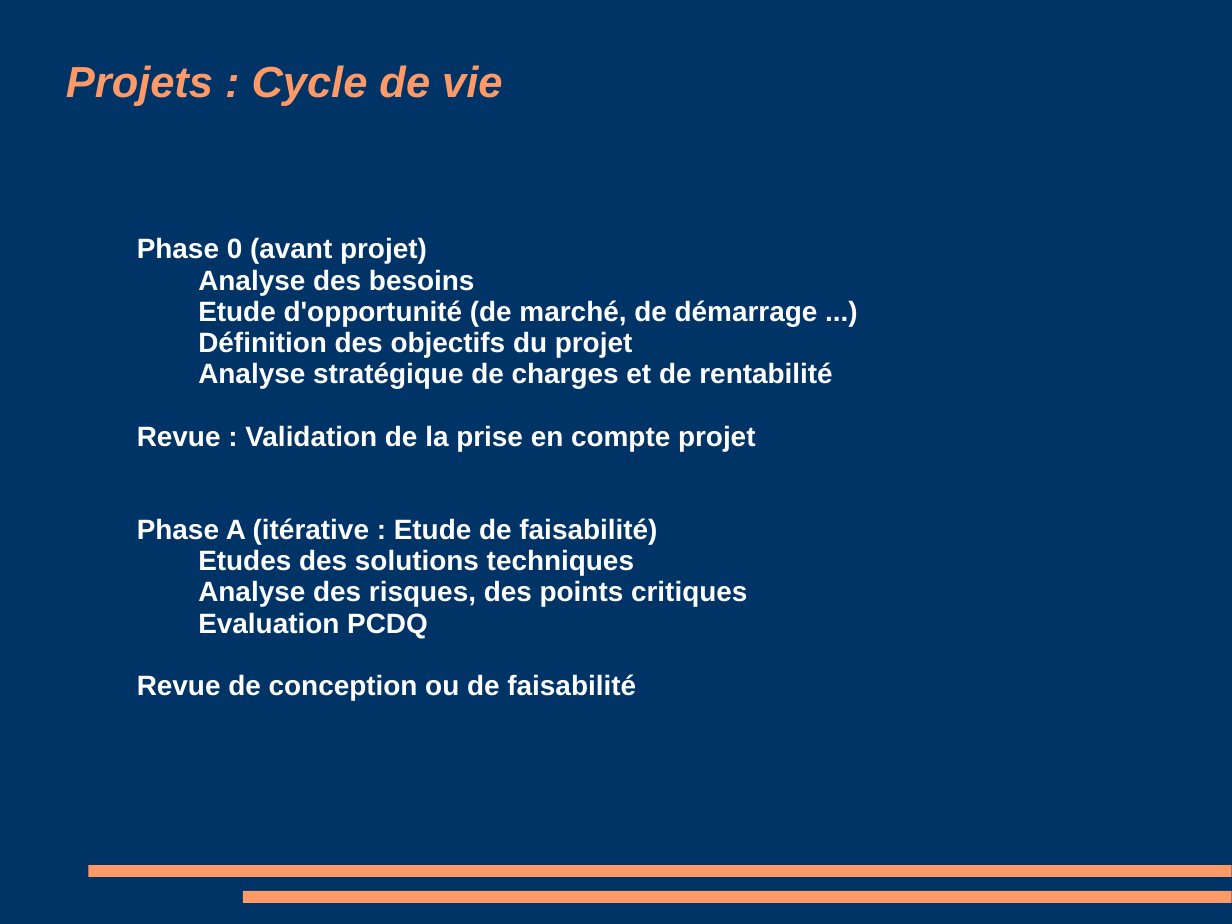
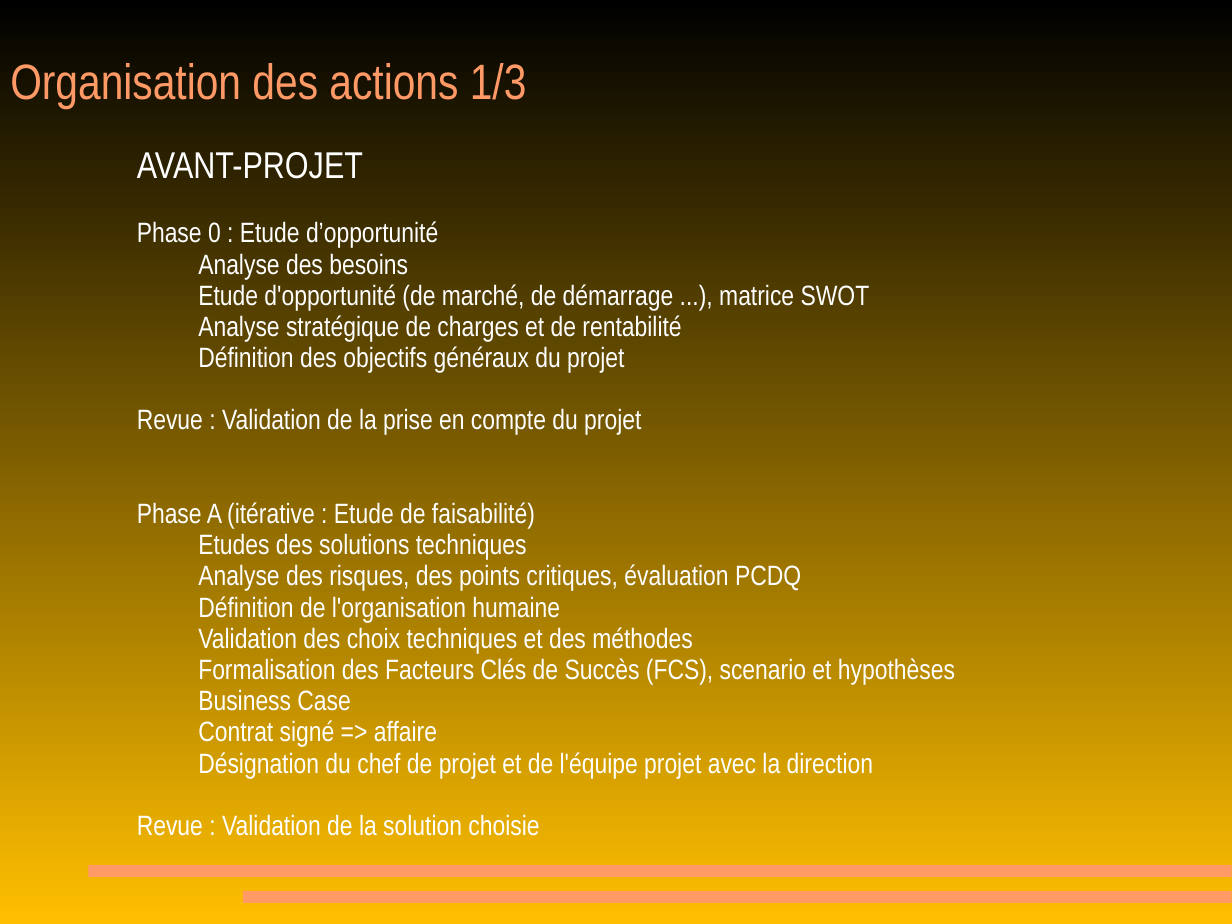
Before and after one commit to MichaelMondou/Cours, a slide deck: slide 7 of Gestion de projet/010 cours 1 gestion projet.pps (slide 6 before the commit). Drawn at 1232x924 pixels with LibreOffice and Linux fonts; fonts in the diff are those of the drawing. Boxes give left, top, right and bottom in pixels: in the first picture for what was removed or moved away, otherwise in the second. Text is boxed around its words. In the diff, an @@ line names an element or a change of style, - is before the commit and + after.

Commit message:
Les PDFs de gestion de projet à jour.

```diff
--- a/Gestion de projet/010 cours 1 gestion projet.pps
+++ b/Gestion de projet/010 cours 1 gestion projet.pps
@@ background #003366 to gradient #000000 to #FFBF00 @@
@@ title at (10,63,527,109): text changed; size 28 to 32 pt; font Arial to Arial Narrow; bold off; italic off @@
-Projets : Cycle de vie
+Organisation des actions 1/3
@@ text "AVANT-PROJET": place and size @@
-text "AVANT-PROJET" at (137,237,832,700)
+text "AVANT-PROJET" at (137,152,955,836)
@@ text at (137,152,438,248): text changed; font Arial to Arial Narrow; bold off @@
-    Phase 0 (avant projet)
+    AVANT-PROJET
+    Phase 0 : Etude d’opportunité
@@ text at (137,253,681,560): font Arial to Arial Narrow, bold off in "Analyse des besoins", "Analyse stratégique de charges et de rentabilité", "Phase A (itérative : Etude de faisabilité)", "Etudes des solutions techniques" @@
@@ text at (198,284,870,310): text changed; font Arial to Arial Narrow; bold off @@
-      Etude d'opportunité (de marché, de démarrage ...)
-      Définition des objectifs du projet
+      Etude d'opportunité (de marché, de démarrage ...), matrice SWOT
@@ text at (137,346,641,435): text changed; font Arial to Arial Narrow; bold off @@
-    Revue : Validation de la prise en compte projet
+      Définition des objectifs généraux du projet
+    Revue : Validation de la prise en compte du projet
@@ text at (137,564,955,836): text changed; font Arial to Arial Narrow; bold off @@
-      Analyse des risques, des points critiques
-      Evaluation PCDQ
-    Revue de conception ou de faisabilité
+      Analyse des risques, des points critiques, évaluation PCDQ
+      Définition de l'organisation humaine
+      Validation des choix techniques et des méthodes
+      Formalisation des Facteurs Clés de Succès (FCS), scenario et hypothèses
+      Business Case
+      Contrat signé => affaire
+      Désignation du chef de projet et de l'équipe projet avec la direction
+    Revue : Validation de la solution choisie
```
Also in this commit, not shown: 5 other slides changed, 9 slides added, 8 slides removed, 9 other files.
